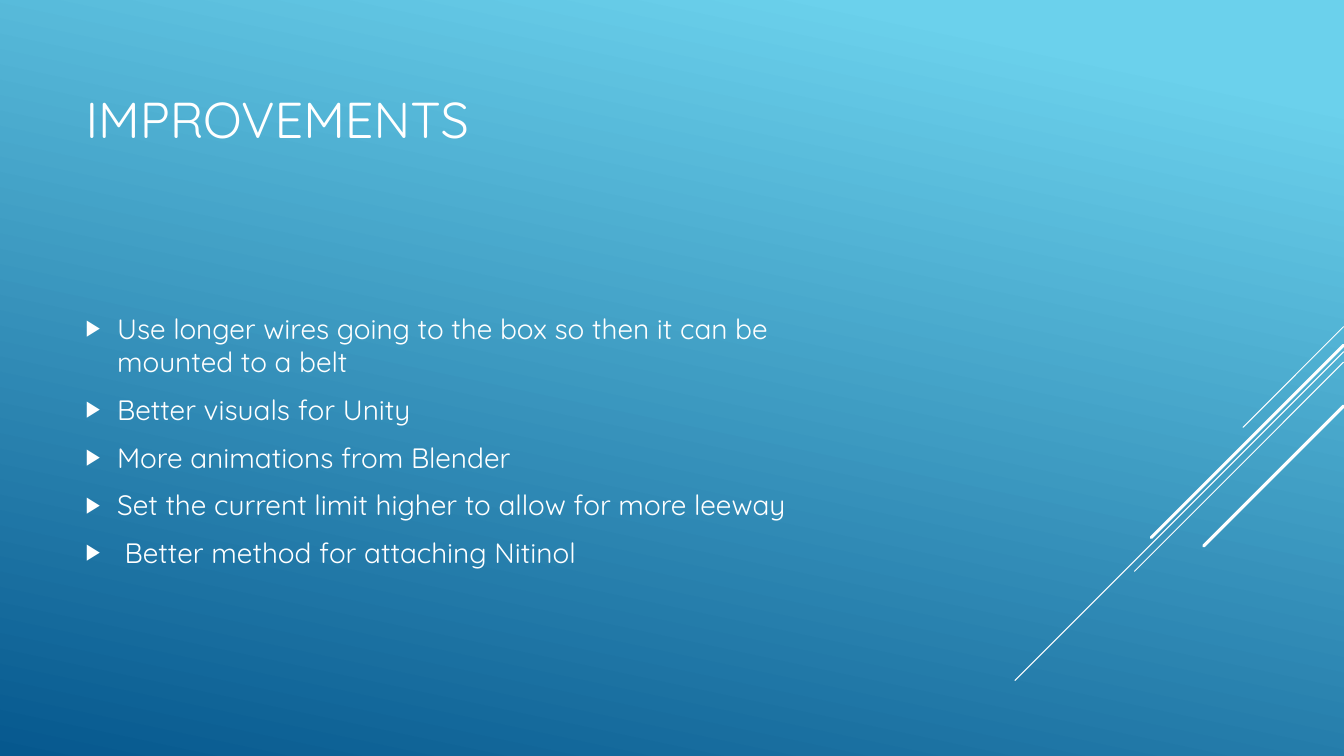
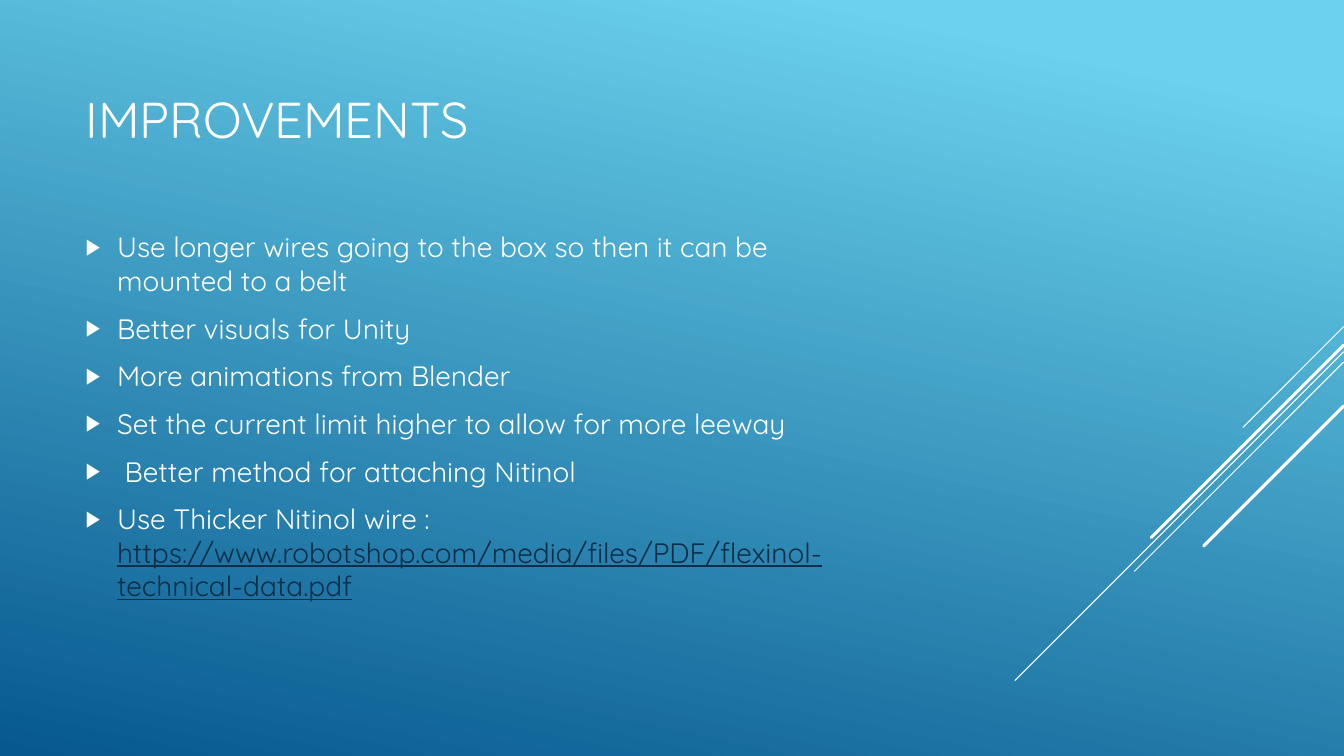
Before and after one commit to bwickenden/PROJ325, a slide deck: slide 8 of Final Docs/Haptic Feedback with nitinol Final.pptx. Drawn at 1344x756 pixels with LibreOffice and Linux fonts; fonts in the diff are those of the drawing. Boxes give left, top, right and bottom in pixels: in the first picture for what was removed or moved away, otherwise in the second. Text is boxed around its words. In the diff, an @@ line names an element or a change of style, - is before the commit and + after.

```diff
--- a/Final Docs/Haptic Feedback with nitinol Final.pptx
+++ b/Final Docs/Haptic Feedback with nitinol Final.pptx
@@ text at box(117, 508, 822, 602): paragraph added @@
+▶ Use Thicker Nitinol wire : https://www.robotshop.com/media/files/PDF/flexinol-technical-data.pdf
```
Also in this commit, not shown: 2 other slides changed, 1 slide added.
